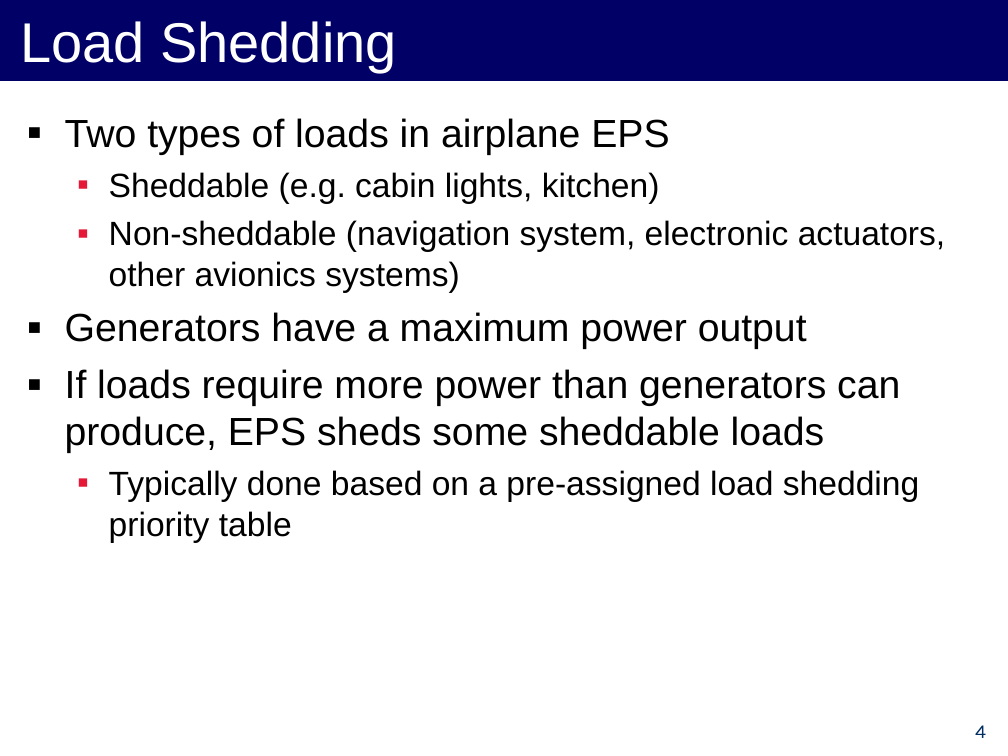
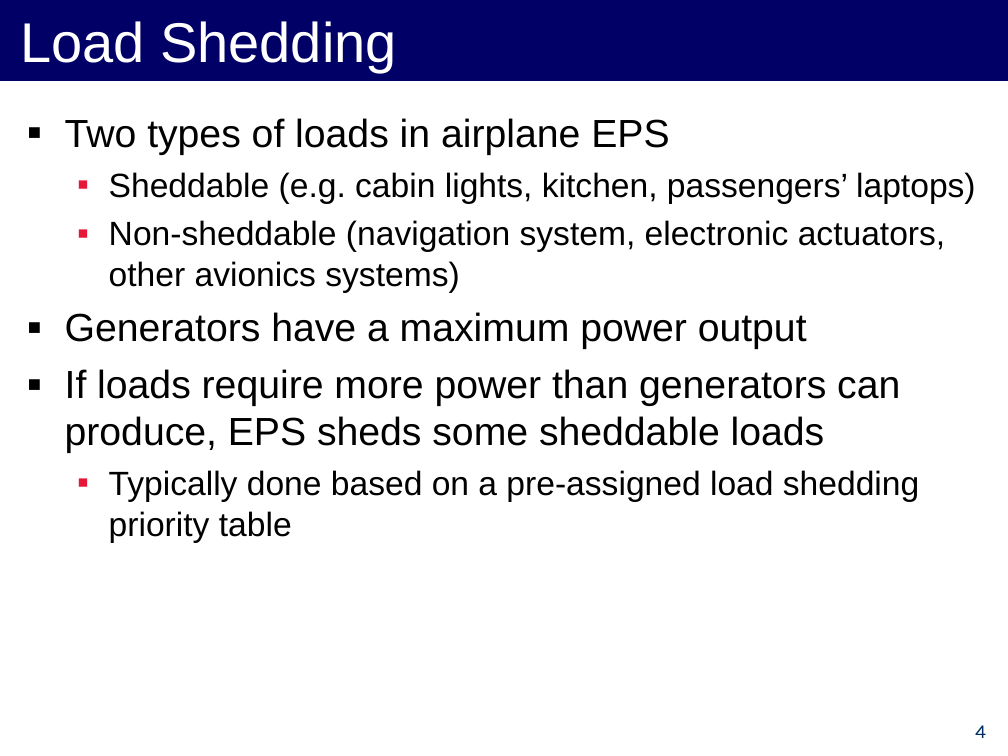
Before and after one commit to forresti/optimal_load_management, a slide deck: slide 4 of project/12-3-12_Presentation.ppt. Drawn at 1008x756 pixels with LibreOffice and Linux fonts; fonts in the diff are those of the drawing. Boxes give left, top, right and bottom in pixels: in the first picture for what was removed or moved away, otherwise in the second. Text is boxed around its words. In the diff, an @@ line names an element or a change of style, - is before the commit and + after.

```diff
--- a/project/12-3-12_Presentation.ppt
+++ b/project/12-3-12_Presentation.ppt
@@ text at (109, 172, 975, 204): text changed @@
-  ▪ Sheddable (e.g. cabin lights, kitchen)
+  ▪ Sheddable (e.g. cabin lights, kitchen, passengers’ laptops)
```
Also in this commit, not shown: 3 other slides changed.
